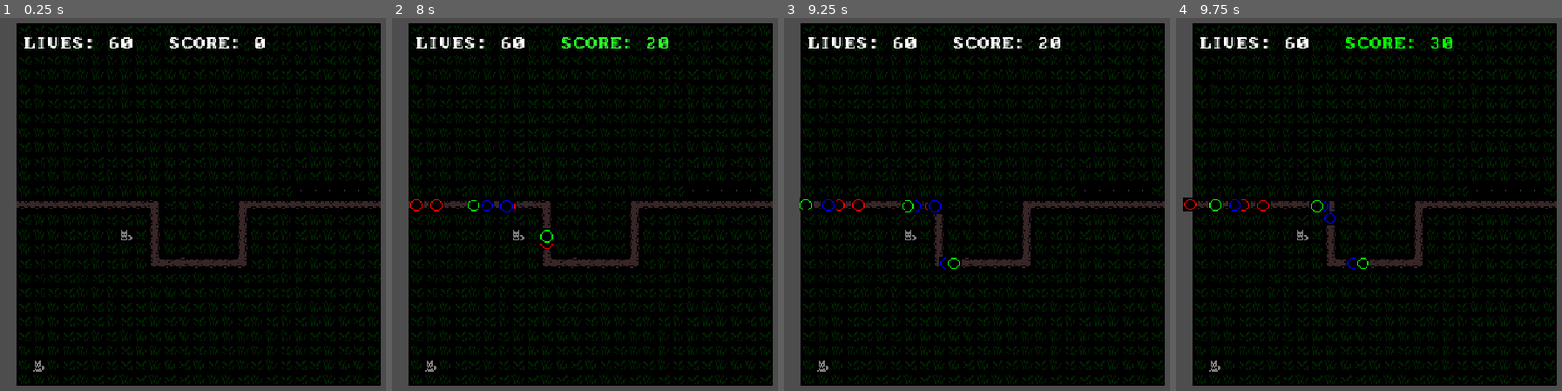
Above: before the commit, frames 1-4 (left to right).
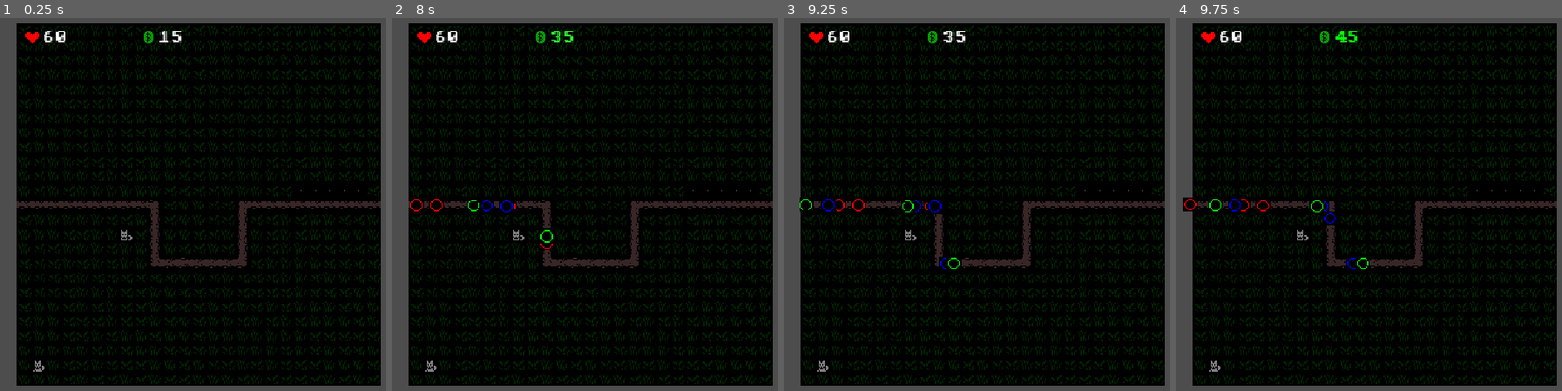
Above: after the commit, the same moments.

Repository: wonderzombie/godot-bubbles-td
Game: Godot game, scene res://scenes/main.tscn
The game is run twice, just before and just after one commit, with the same random seed, the same clock (stepped at 60 frames per second) and the same inputs.
Inputs (mouse positions are in pixels of both pictures, inside the frame that each line leads up to):
- Up to frame 1 (0.25 s): no input
- Up to frame 2 (8 s): tap Enter at 0.5 s; move the mouse to (743, 185) at 0.52 s; hold 1 (first_balloon) 0.53-1.28 s; click (743, 185) at 0.67 s; move the mouse to (449, 223) at 1.27 s; tap Space (next_round) at 1.35, 4.35, 7.35 s; click (449, 223) at 1.42 s; move the mouse to (662, 118) at 2.02 s; hold 2 (second_balloon) 2.03-2.78 s; click (662, 118) at 2.17 s; move the mouse to (554, 282) at 2.77 s; tap 3 (third_balloon) at 2.85, 5.85 s; click (554, 282) at 2.92 s; move the mouse to (outside the picture) at 3.52 s; hold 1 (first_balloon) 3.53-4.28 s; click (outside the picture) at 3.67 s; move the mouse to (outside the picture) at 4.27 s; click (outside the picture) at 4.42 s; move the mouse to (623, 204) at 5.02 s; hold 2 (second_balloon) 5.03-5.78 s; click (623, 204) at 5.17 s; move the mouse to (484, 107) at 5.77 s; click (484, 107) at 5.92 s; move the mouse to (743, 185) at 6.52 s; hold 1 (first_balloon) 6.53-7.28 s; click (743, 185) at 6.67 s; move the mouse to (449, 223) at 7.27 s; click (449, 223) at 7.42 s
- Up to frame 3 (9.25 s): move the mouse to (1054, 118) at 8.02 s; hold 2 (second_balloon) 8.03-8.78 s; click (1054, 118) at 8.17 s; move the mouse to (946, 282) at 8.77 s; tap 3 (third_balloon) at 8.85 s; click (946, 282) at 8.92 s
- Up to frame 4 (9.75 s): move the mouse to (outside the picture) at 9.52 s; hold 1 (first_balloon) from 9.53 s (still down); click (outside the picture) at 9.67 s

The runs differ from the first frame. In frame 1, 1.1% of the frame differs, in the area x 6-69%, y 3-9%; in frame 2, 1.2%; in frame 3, 1.2%; in frame 4, 1.2%, in the area x 6-72%, y 3-9%.

Commit message:
use icons for score, lives
- export start_score, start_lives
- set score, lives in `_ready`

Diff:
--- a/scenes/main.tscn
+++ b/scenes/main.tscn
@@ -14,6 +14,14 @@
 [sub_resource type="AtlasTexture" id="AtlasTexture_o33de"]
 atlas = ExtResource("3_ya4ey")
 region = Rect2(1, 183, 12, 12)
+
+[sub_resource type="AtlasTexture" id="AtlasTexture_a7yxg"]
+atlas = ExtResource("3_ya4ey")
+region = Rect2(846, 391, 12, 12)
+
+[sub_resource type="AtlasTexture" id="AtlasTexture_choun"]
+atlas = ExtResource("3_ya4ey")
+region = Rect2(1015, 482, 12, 12)
 
 [node name="Main" type="Node2D" unique_id=1512586351]
 script = ExtResource("1_85g3d")
@@ -84,27 +92,54 @@
 position = Vector2(90, 282)
 texture = SubResource("AtlasTexture_o33de")
 
-[node name="Score" type="Label" parent="." unique_id=975444234]
+[node name="ScoreBox" type="HBoxContainer" parent="." unique_id=41044400]
+offset_left = 102.0
+offset_top = 6.0
+offset_right = 158.0
+offset_bottom = 18.0
+
+[node name="Icon" type="TextureRect" parent="ScoreBox" unique_id=1377038447]
+custom_minimum_size = Vector2(12, 12)
+custom_maximum_size = Vector2(12, 12)
+layout_mode = 2
+size_flags_vertical = 4
+texture = SubResource("AtlasTexture_a7yxg")
+metadata/_edit_lock_ = true
+
+[node name="Score" type="Label" parent="ScoreBox" unique_id=975444234]
 unique_name_in_owner = true
-offset_left = 126.0
-offset_top = 6.0
-offset_right = 222.0
-offset_bottom = 29.0
+layout_mode = 2
+offset_transform_enabled = true
+offset_transform_position = Vector2(0, 1)
 theme_override_fonts/font = ExtResource("6_a8y0u")
 theme_override_font_sizes/font_size = 10
-text = "SCORE: 0"
+text = "1999"
 vertical_alignment = 1
+metadata/_edit_lock_ = true
 
-[node name="Lives" type="Label" parent="." unique_id=147071282]
-unique_name_in_owner = true
+[node name="LivesBox" type="HBoxContainer" parent="." unique_id=576819839]
 offset_left = 6.0
 offset_top = 6.0
-offset_right = 102.0
-offset_bottom = 29.0
+offset_right = 62.0
+offset_bottom = 18.0
+
+[node name="Icon" type="TextureRect" parent="LivesBox" unique_id=357427149]
+custom_minimum_size = Vector2(12, 12)
+custom_maximum_size = Vector2(12, 12)
+layout_mode = 2
+size_flags_vertical = 4
+texture = SubResource("AtlasTexture_choun")
+metadata/_edit_lock_ = true
+
+[node name="Lives" type="Label" parent="LivesBox" unique_id=147071282]
+unique_name_in_owner = true
+layout_mode = 2
+offset_transform_enabled = true
+offset_transform_position = Vector2(0, 1)
 theme_override_fonts/font = ExtResource("6_a8y0u")
 theme_override_font_sizes/font_size = 10
-text = "LIVES: 0"
-vertical_alignment = 1
+text = "1337"
+metadata/_edit_lock_ = true
 
 [node name="Messages" type="Label" parent="." unique_id=1455398061]
 unique_name_in_owner = true
--- a/scripts/main.gd
+++ b/scripts/main.gd
@@ -1,7 +1,7 @@
 extends Node2D
 
-@export var score := 0
-@export var lives := 60
+@export var start_score := 15
+@export var start_lives := 60
 
 var ghost_tower: DogButton
 var bubbles_spawned: int
@@ -9,10 +9,20 @@
 var lives_twn: Tween
 var waypoints: Array[Node]
 
+var score: int:
+	set(s):
+		score = s
+		%Score.set_deferred("text", "%d" % score)
+var lives: int:
+	set(l):
+		lives = l
+		%Lives.set_deferred("text", "%d" % lives)
+
 # Called when the node enters the scene tree for the first time.
 func _ready() -> void:
 	%Toolbar.selected.connect(selected_tower)
-	%Lives.text = "LIVES: %d" % lives
+	self.lives = start_lives
+	self.score = start_score
 	%Messages.text = ""
 
 	for node in get_tree().get_nodes_in_group(&"towers"):
@@ -138,11 +148,13 @@
 
 	%Map.add_child(new_tower)
 	new_tower.position = tower_pos
+	get_viewport().set_input_as_handled()
 	new_tower.clicked.connect(func(): _tower_clicked(new_tower))
 
 	%Toolbar.last_selected = null
 
 	ghost_tower.queue_free()
+
 
 func _tower_clicked(tower: TowerDog) -> void:
 	prints("tower clicked:", tower)
